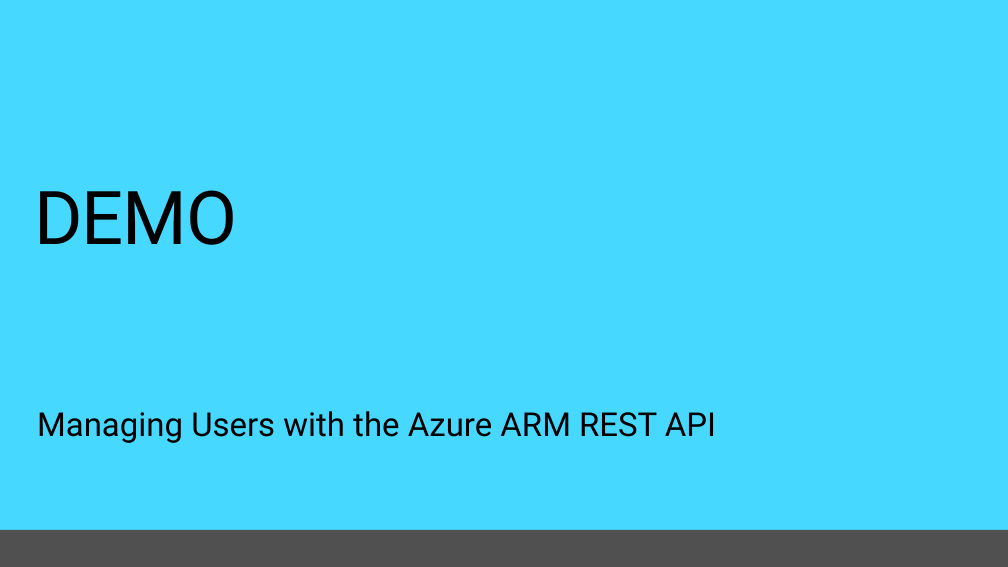
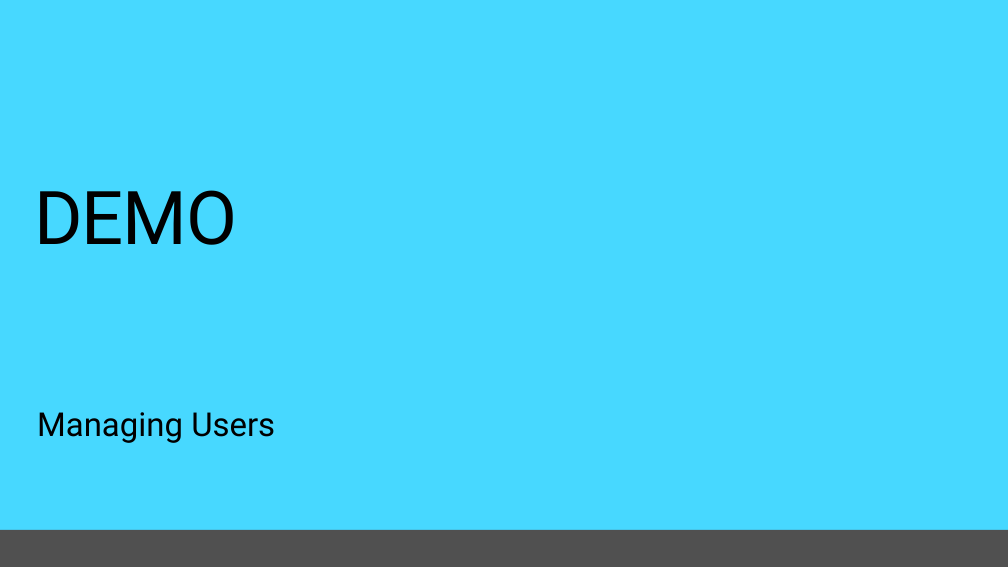
Before and after one commit to isabella232/training-course, a slide deck: slide 16 of mod-09-azure/mod-09-azure.pptx. Drawn at 1008x567 pixels with LibreOffice and Linux fonts; fonts in the diff are those of the drawing; background and template pictures are left out. Boxes give left, top, right and bottom in pixels: in the first picture for what was removed or moved away, otherwise in the second. Text is boxed around its words. In the diff, an @@ line names an element or a change of style, - is before the commit and + after.

```diff
--- a/mod-09-azure/mod-09-azure.pptx
+++ b/mod-09-azure/mod-09-azure.pptx
@@ text at (37,412,275,443): text changed @@
-Managing Users with the Azure ARM REST API
+Managing Users
```
Also in this commit, not shown: 15 other files.
